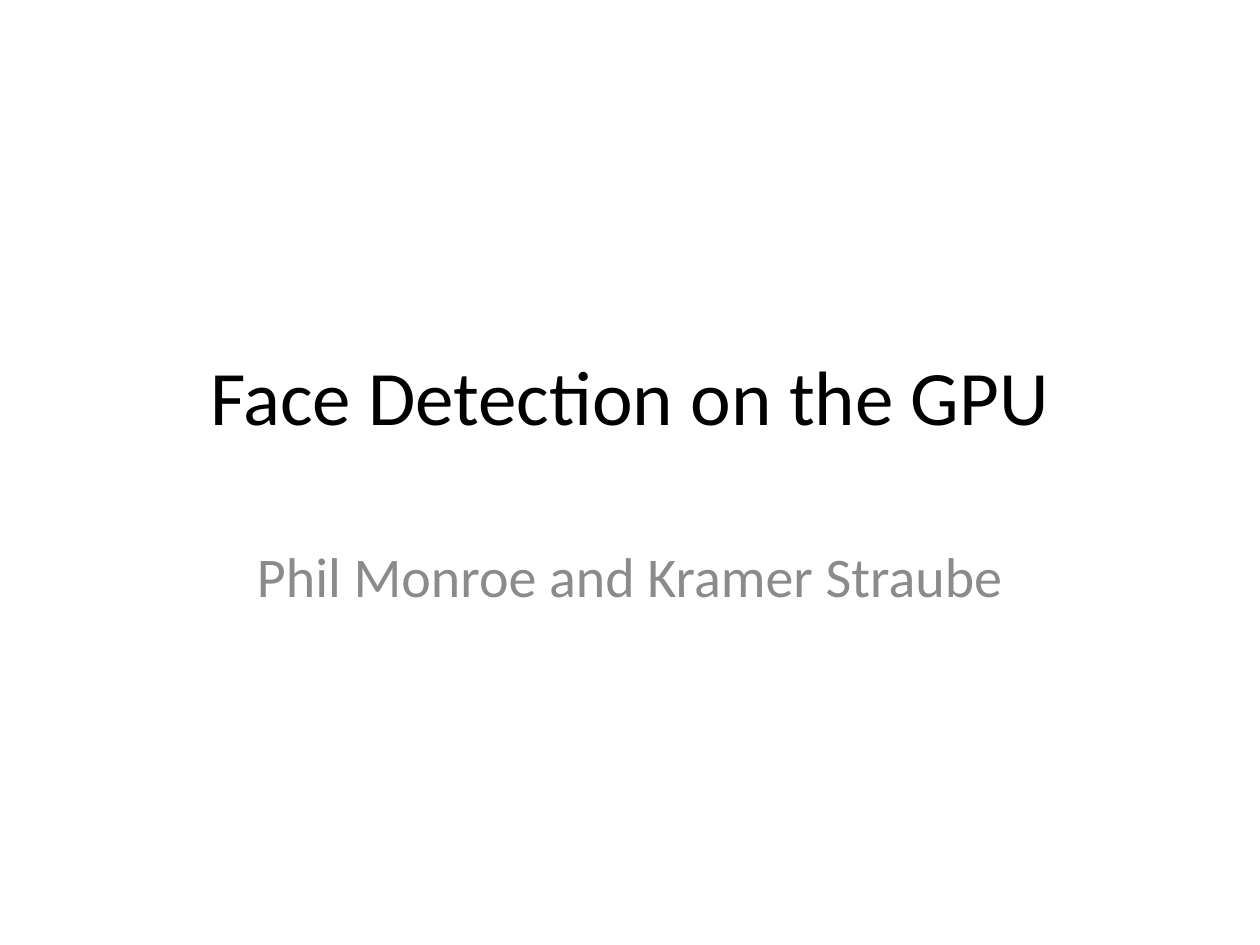
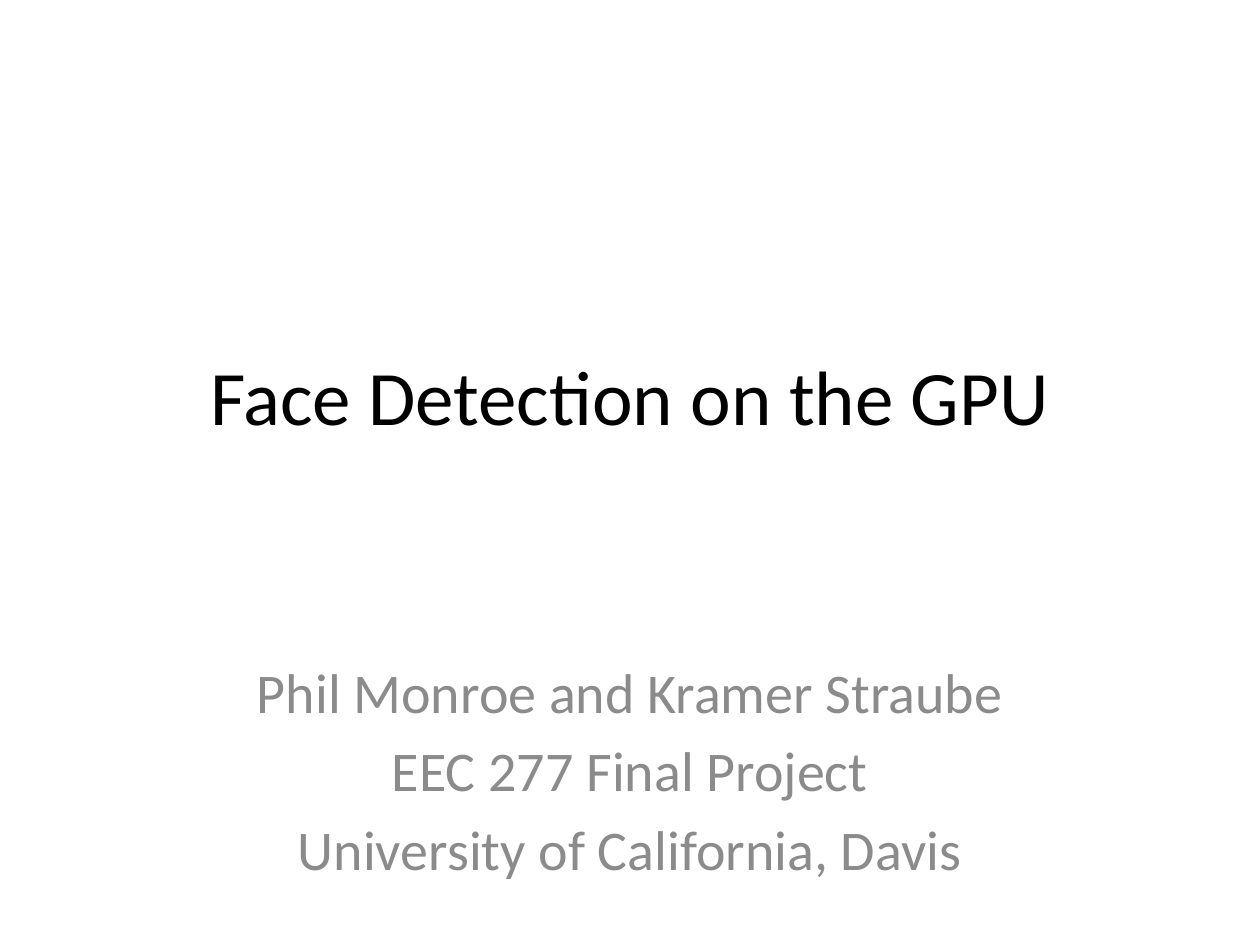
Before and after one commit to phil-monroe/EEC-277---GPU-Face-Detect, a slide deck: slide 1 of presentation/Face Detection on the GPU.pptx. Drawn at 1260x945 pixels with LibreOffice and Linux fonts; fonts in the diff are those of the drawing. Boxes give left, top, right and bottom in pixels: in the first picture for what was removed or moved away, otherwise in the second. Text is boxed around its words. In the diff, an @@ line names an element or a change of style, - is before the commit and + after.

```diff
--- a/presentation/Face Detection on the GPU.pptx
+++ b/presentation/Face Detection on the GPU.pptx
@@ subtitle "Phil Monroe and Kramer Straube": place and size @@
-subtitle "Phil Monroe and Kramer Straube" at box(257, 558, 1002, 598)
+subtitle "Phil Monroe and Kramer Straube" at box(257, 674, 1002, 879)
@@ subtitle at box(298, 752, 961, 879): paragraphs added @@
+EEC 277 Final Project
+University of California, Davis
```
Also in this commit, not shown: 1 other slide changed, 1 slide added, 1 slide removed, 1 other file.
